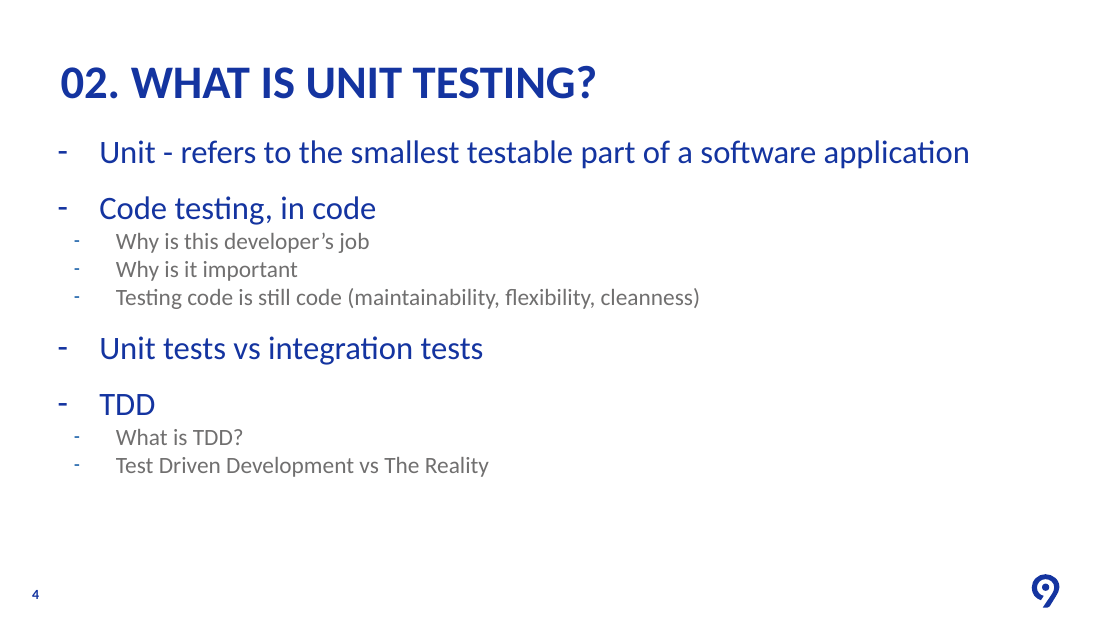
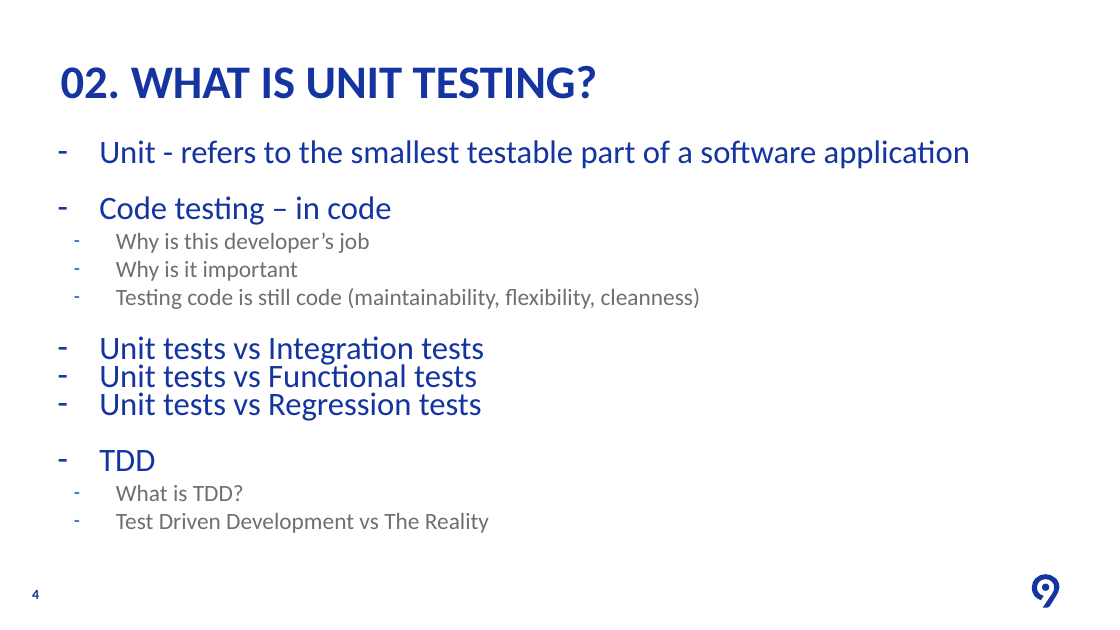
Before and after one commit to zivanovicj/Code9-Workshop, a slide deck: slide 4 of Code9 2022 - Unit Testing in C.pptx. Drawn at 1120x630 pixels with LibreOffice and Linux fonts; fonts in the diff are those of the drawing; background and template pictures are left out. Boxes give left, top, right and bottom in pixels: in the first picture for what was removed or moved away, otherwise in the second. Text is boxed around its words. In the diff, an @@ line names an element or a change of style, - is before the commit and + after.

```diff
--- a/Code9 2022 - Unit Testing in C.pptx
+++ b/Code9 2022 - Unit Testing in C.pptx
@@ text at box(99, 196, 391, 225): text changed @@
-– Code testing, in code
+– Code testing – in code
@@ text at box(99, 336, 484, 421): text changed @@
-– Unit tests vs integration tests
+– Unit tests vs Integration tests
+– Unit tests vs Functional tests
+– Unit tests vs Regression tests
```
Also in this commit, not shown: 4 other slides changed.
